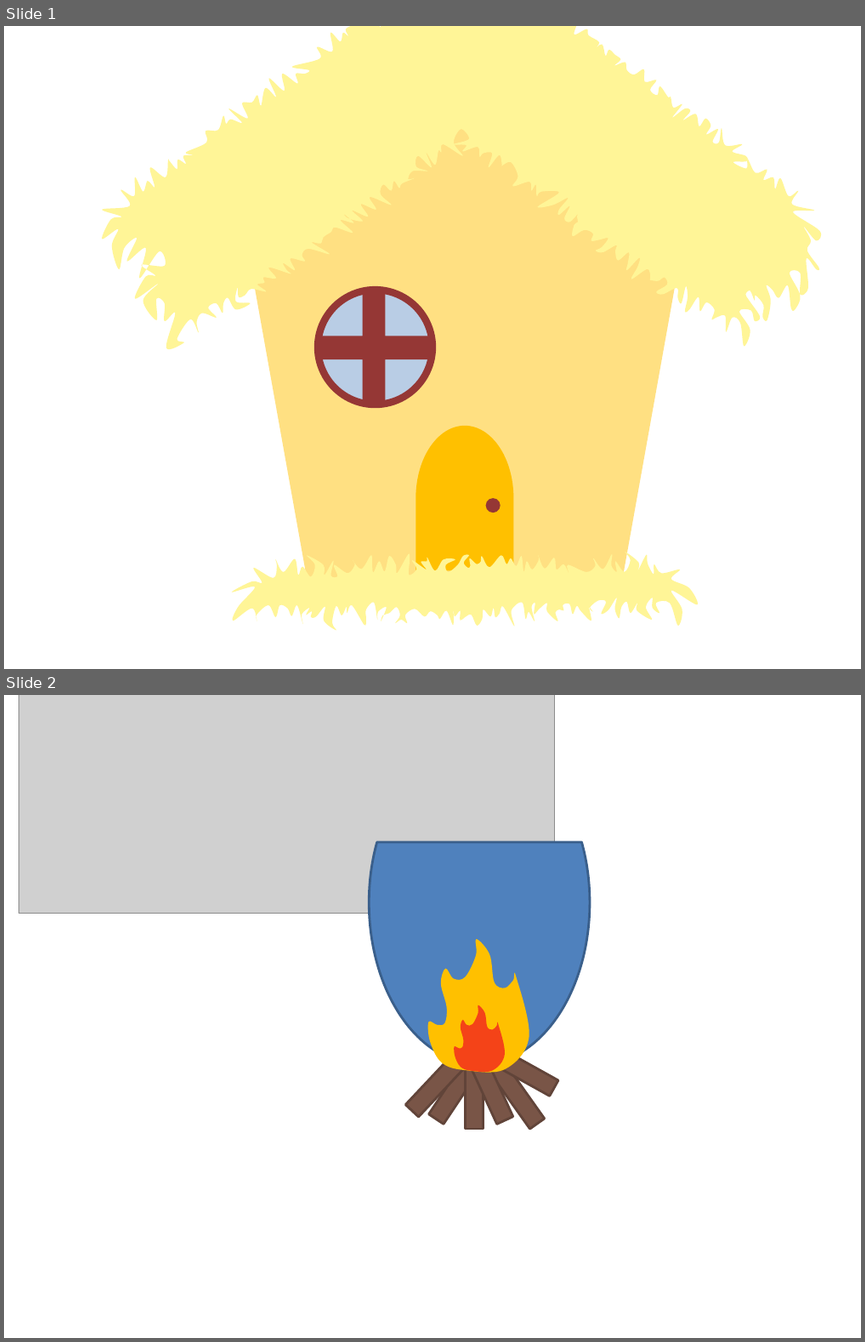
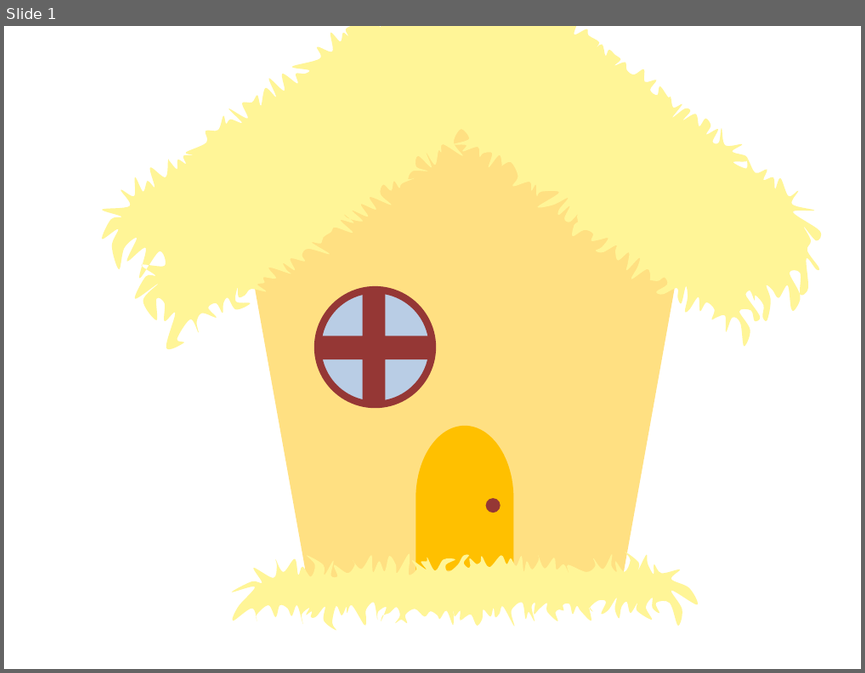
Before and after one commit to gustavoFG28/Ludit, a slide deck: Historias/slides/Casa.pptx. Shown one above the other, each under a label of ours: slides 1 and 2 before the commit, slide 1 after it. The pictures are 865x1342 and 865x673 pixels, drawn with LibreOffice and Linux fonts; fonts in the diff are those of the drawing; grey boxes stand for pictures. Boxes give left, top, right and bottom in pixels: in the first picture for what was removed or moved away, otherwise in the second. Text is boxed around its words. In the diff, an @@ line names an element or a change of style, - is before the commit and + after.

```diff
--- a/Historias/slides/Casa.pptx
+++ b/Historias/slides/Casa.pptx
@@ slide 2 removed at <box>4,695,861,1338</box>, background #FFFFFF @@
@@ picture removed at <box>18,695,554,913</box> @@
@@ freeform shape removed at <box>369,842,590,1064</box> @@
@@ freeform shape removed at <box>428,939,529,1072</box> @@
@@ rectangle removed at <box>428,1023,504,1123</box> @@
@@ rectangle removed at <box>451,1008,545,1129</box> @@
@@ freeform shape removed at <box>454,1005,505,1072</box> @@
@@ rectangle removed at <box>466,1015,483,1129</box> @@
@@ rectangle removed at <box>405,1027,491,1117</box> @@
@@ rectangle removed at <box>457,1030,513,1123</box> @@
@@ rectangle removed at <box>474,1038,557,1095</box> @@
```
Also in this commit, not shown: 1 slide added, 1 other file.
